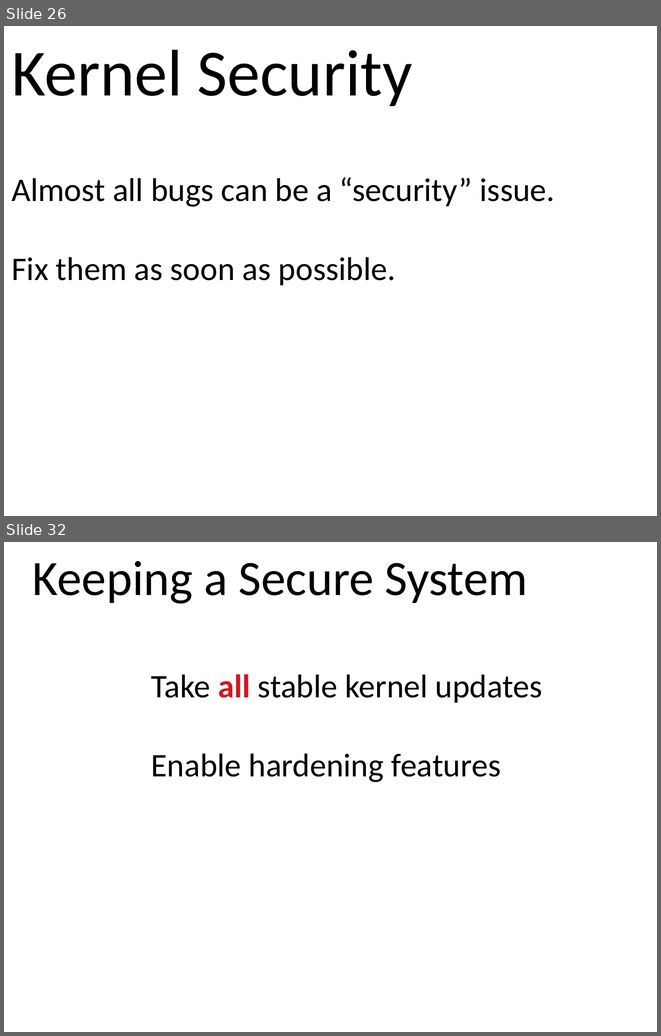
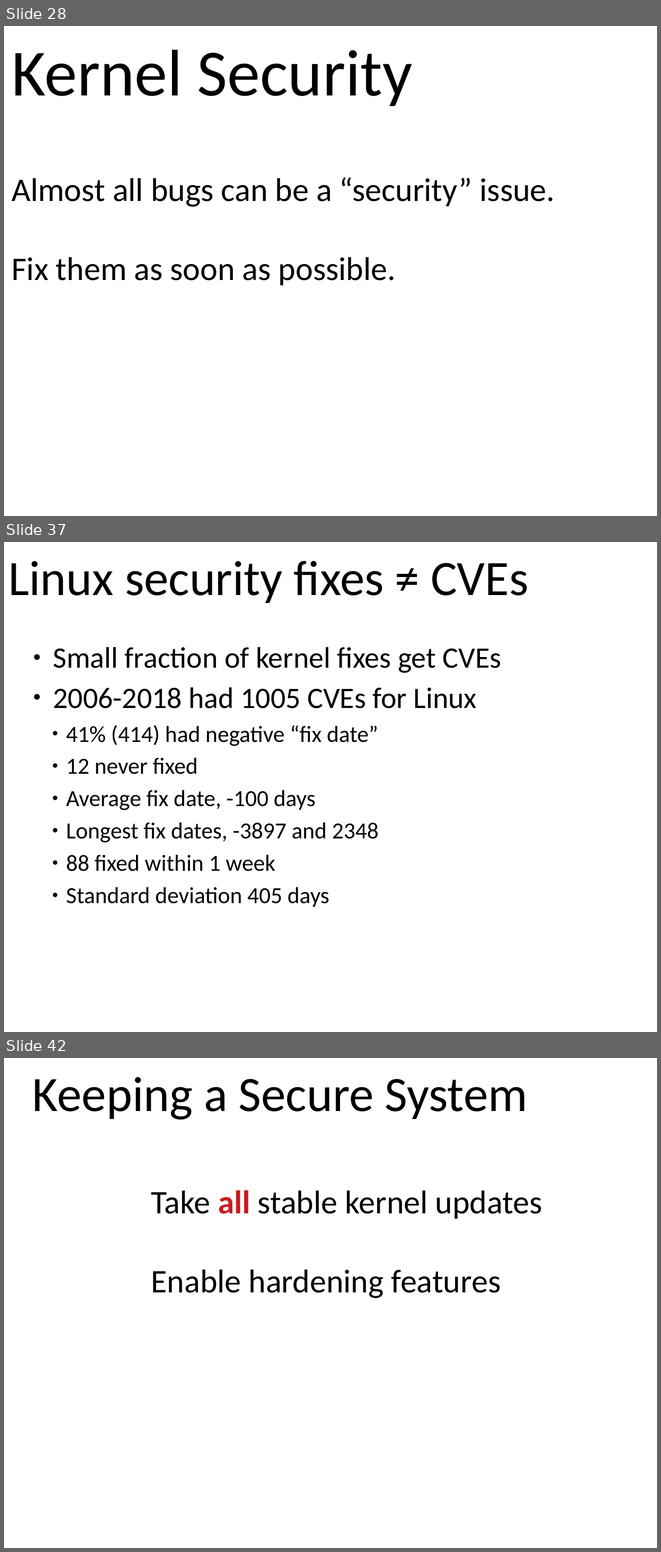
Before and after one commit to gregkh/presentation-release-model, a slide deck: release-model.odp. Shown one above the other, each under a label of ours: slides 26 and 32 before the commit, slides 28, 37 and 42 after it; the slides between them are not shown. The pictures are 661x1036 and 661x1552 pixels, drawn with LibreOffice and Linux fonts; fonts in the diff are those of the drawing. Boxes give left, top, right and bottom in pixels: in the first picture for what was removed or moved away, otherwise in the second. Text is boxed around its words. In the diff, an @@ line names an element or a change of style, - is before the commit and + after.

```diff
--- a/release-model.odp
+++ b/release-model.odp
@@ slide 37 added at (4, 542, 657, 1032), background #FFFFFF @@
@@ text added at (8, 561, 528, 603), 60 pt, text #000000 @@
+Linux security fixes ≠ CVEs
@@ text added at (53, 647, 502, 907), 28 pt, text #000000 @@
+● Small fraction of kernel fixes get CVEs
+● 2006-2018 had 1005 CVEs for Linux
+    ● 41% (414) had negative “fix date”
+    ● 12 never fixed
+    ● Average fix date, -100 days
+    ● Longest fix dates, -3897 and 2348
+    ● 88 fixed within 1 week
+    ● Standard deviation 405 days
@@ what was slide 26 is now slide 28 @@
@@ what was slide 32 is now slide 42 @@
```
Also in this commit, not shown: 11 slides changed, 10 other slides added, 1 slide removed, 1 other file.
